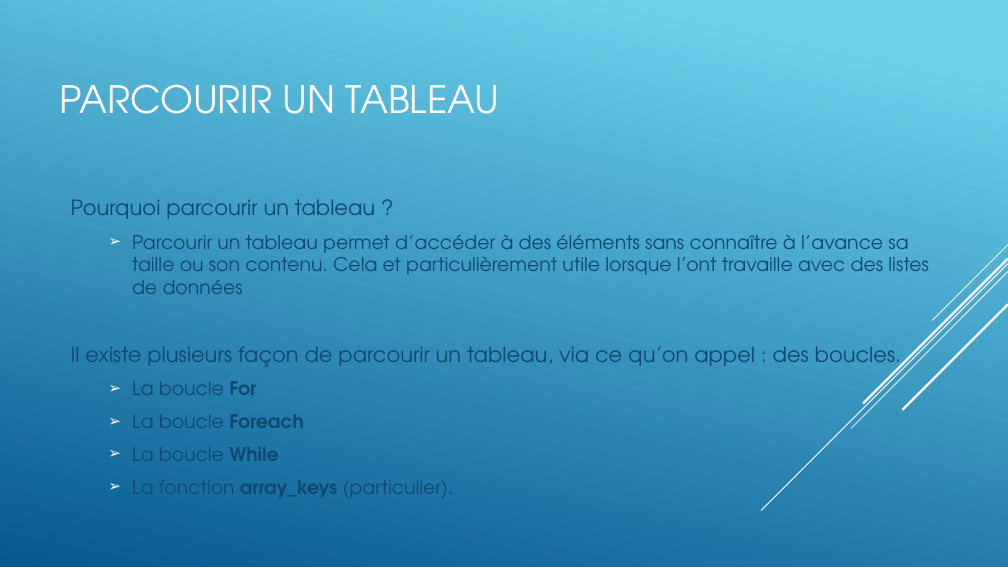
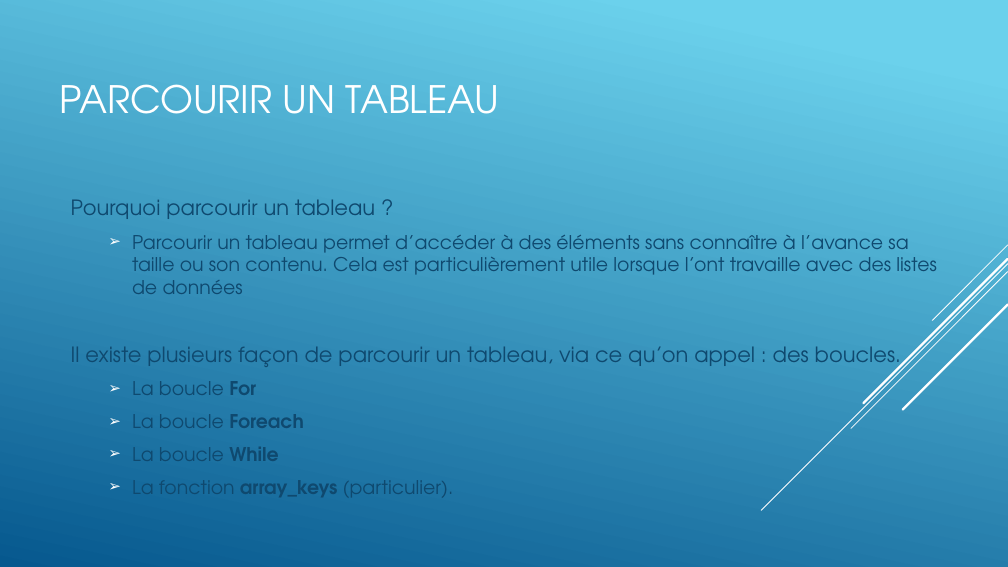
Before and after one commit to FerrandezBenjamin/DAEU, a slide deck: slide 8 of PHP/Cours_3_Tableaux/Le_PHP_3_tableaux.pptx. Drawn at 1008x567 pixels with LibreOffice and Linux fonts; fonts in the diff are those of the drawing. Boxes give left, top, right and bottom in pixels: in the first picture for what was removed or moved away, otherwise in the second. Text is boxed around its words. In the diff, an @@ line names an element or a change of style, - is before the commit and + after.

Commit message:
Ajout explicatif code php les tableaux

```diff
--- a/PHP/Cours_3_Tableaux/Le_PHP_3_tableaux.pptx
+++ b/PHP/Cours_3_Tableaux/Le_PHP_3_tableaux.pptx
@@ text at [132,235,937,294]: text changed @@
-  ➢ Parcourir un tableau permet d’accéder à des éléments sans connaître à l’avance sa taille ou son contenu. Cela et particulièrement utile lorsque l’ont travaille avec des listes de données
+  ➢ Parcourir un tableau permet d’accéder à des éléments sans connaître à l’avance sa taille ou son contenu. Cela est particulièrement utile lorsque l’ont travaille avec des listes de données
```
Also in this commit, not shown: 2 other slides changed, 4 other files.
